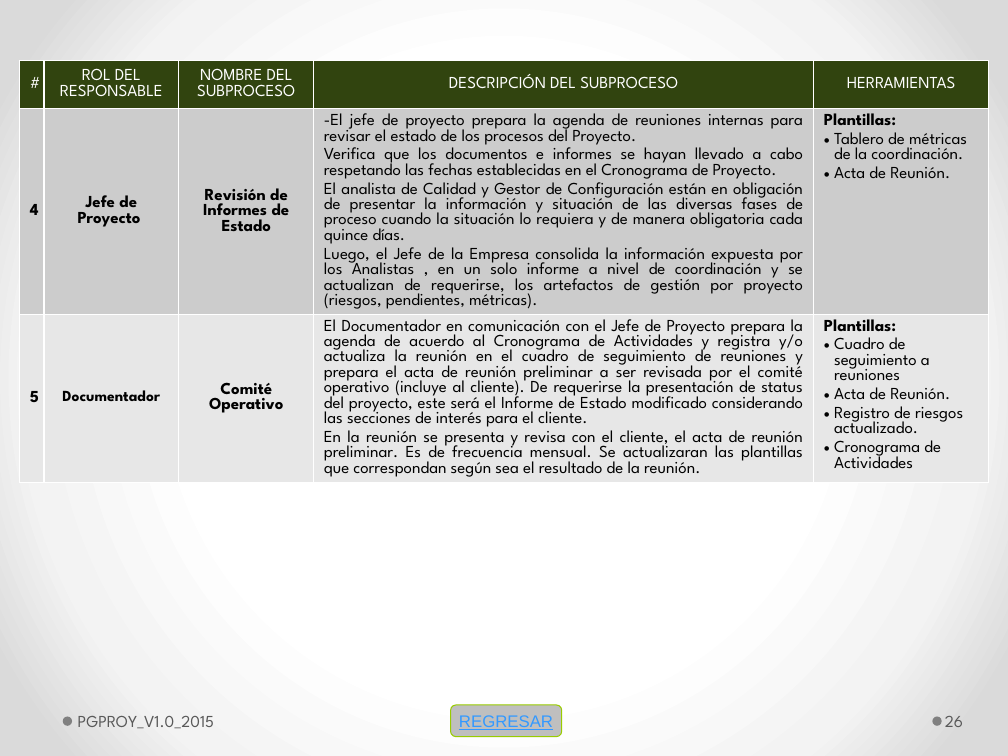
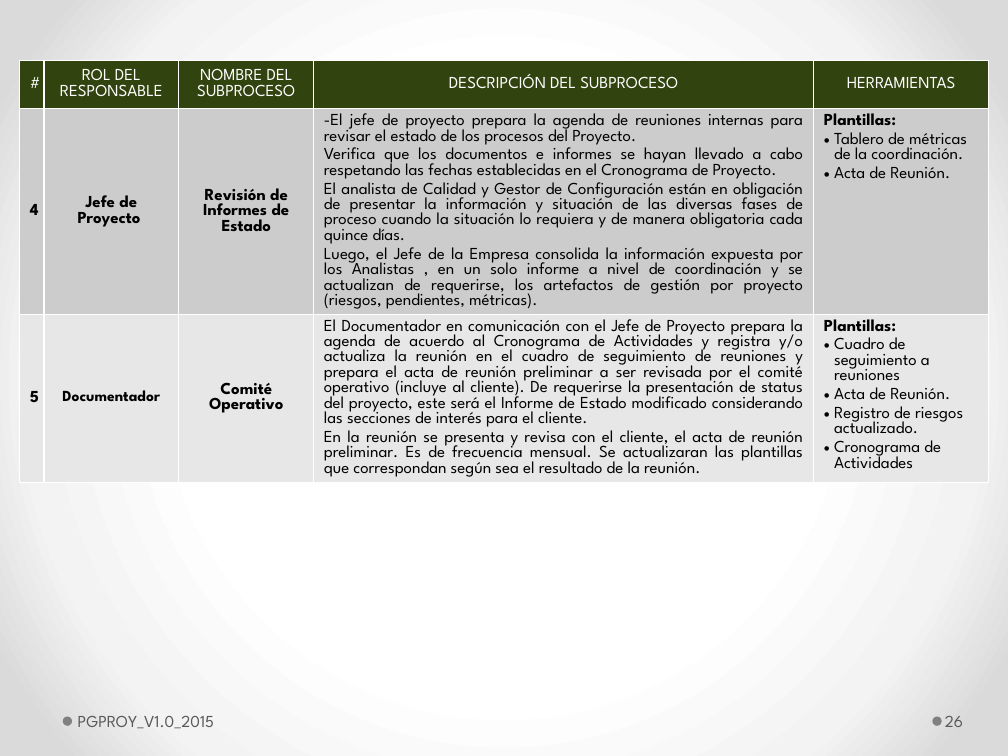
Before and after one commit to lowrider80/UTP-GPS-ALARM, a slide deck: slide 26 of Area_de_Proceso-_PP-PMC/PGPROY_V1.0_2015.pptx. Drawn at 1008x756 pixels with LibreOffice and Linux fonts; fonts in the diff are those of the drawing. Boxes give left, top, right and bottom in pixels: in the first picture for what was removed or moved away, otherwise in the second. Text is boxed around its words. In the diff, an @@ line names an element or a change of style, - is before the commit and + after.

```diff
--- a/Area_de_Proceso-_PP-PMC/PGPROY_V1.0_2015.pptx
+++ b/Area_de_Proceso-_PP-PMC/PGPROY_V1.0_2015.pptx
@@ rounded rectangle removed at [451, 705, 561, 736] @@
-REGRESAR
```
Also in this commit, not shown: 13 other slides changed.
